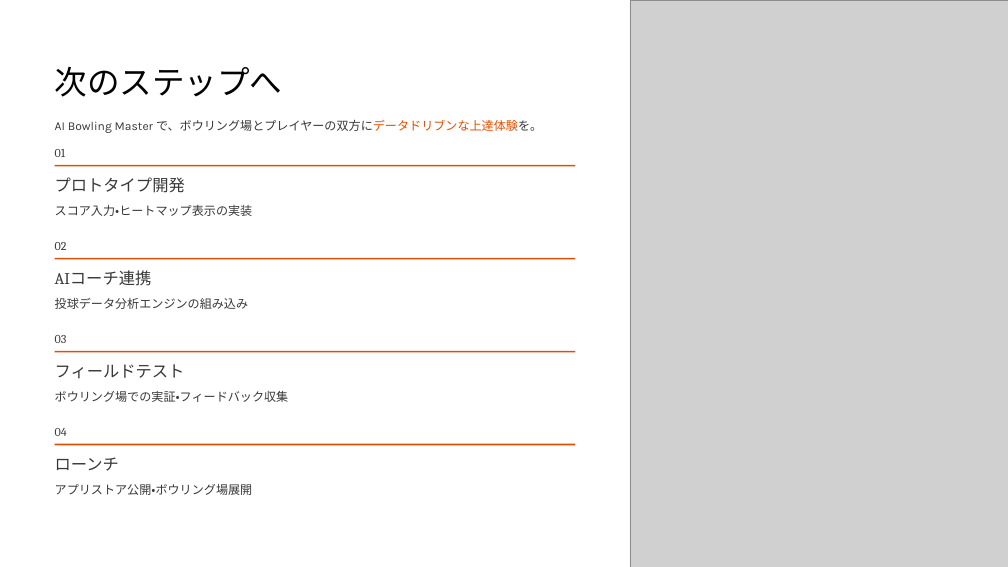
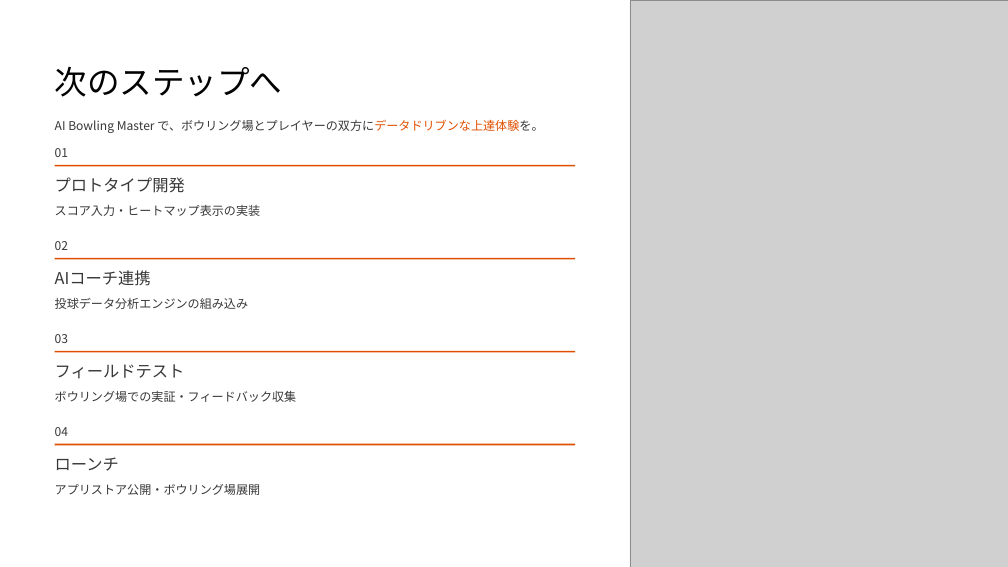
Before and after one commit to LXirgil/IS, a slide deck: slide 9 of AI-Bowling-Master.pptx (slide 10 before the commit). Drawn at 1008x567 pixels with LibreOffice and Linux fonts; fonts in the diff are those of the drawing; grey boxes stand for pictures; background and template pictures are left out. Boxes give left, top, right and bottom in pixels: in the first picture for what was removed or moved away, otherwise in the second. Text is boxed around its words. In the diff, an @@ line names an element or a change of style, - is before the commit and + after.

Commit message:
スライド資料のデザイン改善
フォント、レイアウトの修正

```diff
--- a/AI-Bowling-Master.pptx
+++ b/AI-Bowling-Master.pptx
@@ font Cambria to Noto Sans CJK JP in 5 elements at (55, 148, 68, 157), (55, 241, 68, 250), (55, 270, 151, 286), (55, 334, 68, 343), (55, 427, 68, 436) @@
@@ font Karla to Noto Sans CJK JP in 4 elements at (55, 120, 543, 133), (55, 205, 261, 216), (55, 391, 297, 402), (55, 484, 261, 495) @@
```
Also in this commit, not shown: 8 other slides changed, 1 slide removed.
